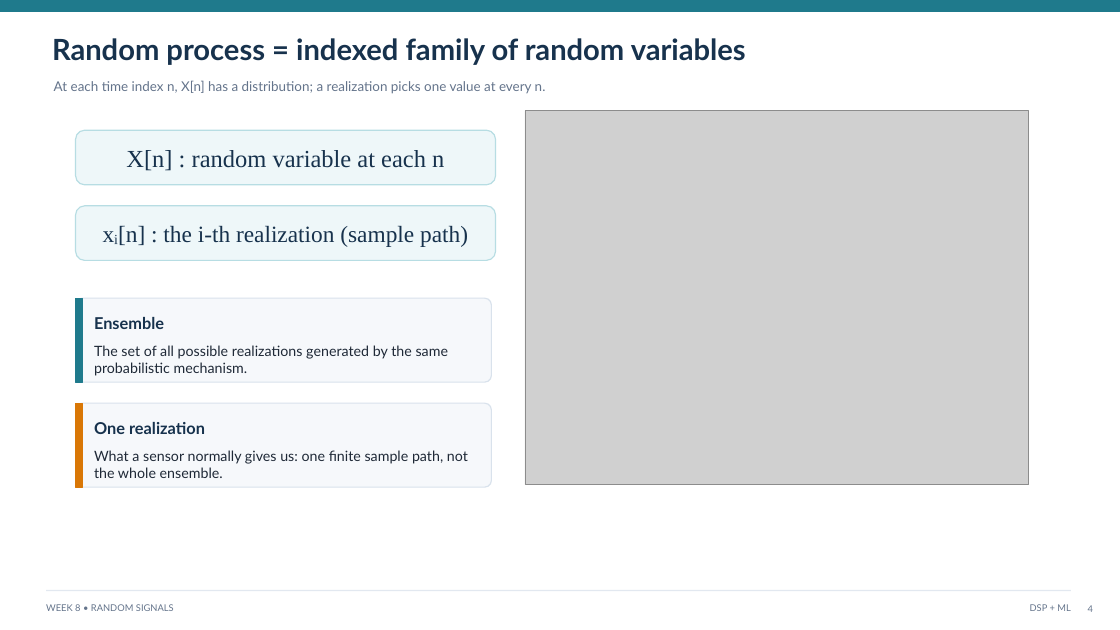
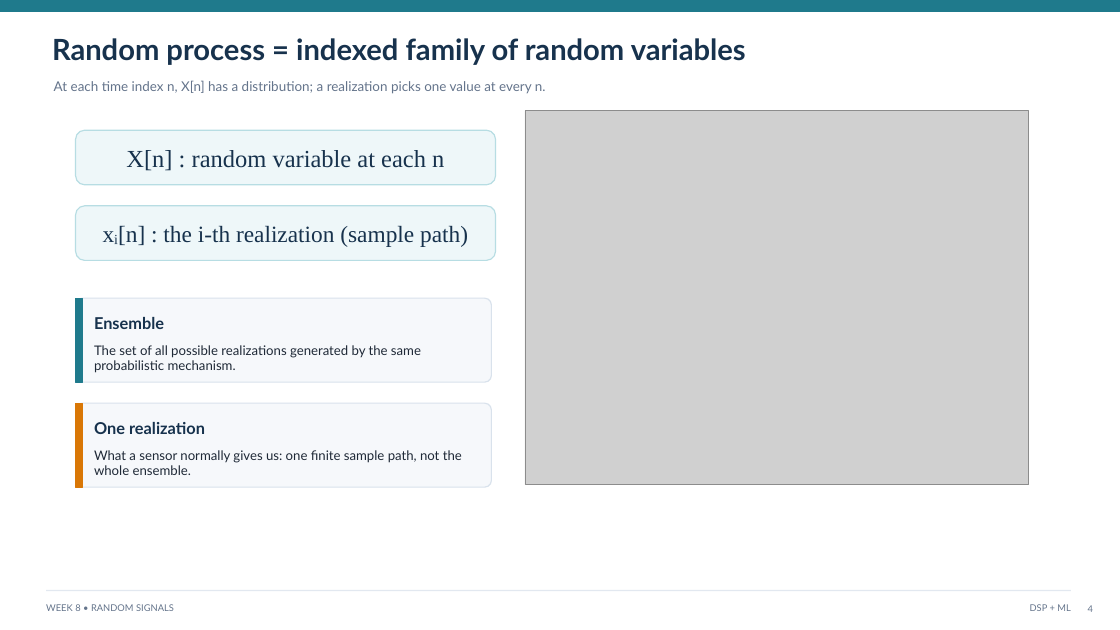
Before and after one commit to mathys2000/ecen45632_f26, a slide deck: slide 4 of python/CourseDesign/Week08e/Week8_Lecture15_Characterizing_Random_Signals.pptx. Drawn at 1120x630 pixels with LibreOffice and Linux fonts; fonts in the diff are those of the drawing; grey boxes stand for pictures. Boxes give left, top, right and bottom in pixels: in the first picture for what was removed or moved away, otherwise in the second. Text is boxed around its words. In the diff, an @@ line names an element or a change of style, - is before the commit and + after.

```diff
--- a/python/CourseDesign/Week08e/Week8_Lecture15_Characterizing_Random_Signals.pptx
+++ b/python/CourseDesign/Week08e/Week8_Lecture15_Characterizing_Random_Signals.pptx
@@ text "The set of all possible ..." at <box>94,345,421,373</box>: size 12.2 to 11.3 pt @@
@@ text "What a sensor normally gives ..." at <box>94,450,462,475</box>: size 12.2 to 11.3 pt @@
```
Also in this commit, not shown: 4 other slides changed, 23 other files.
